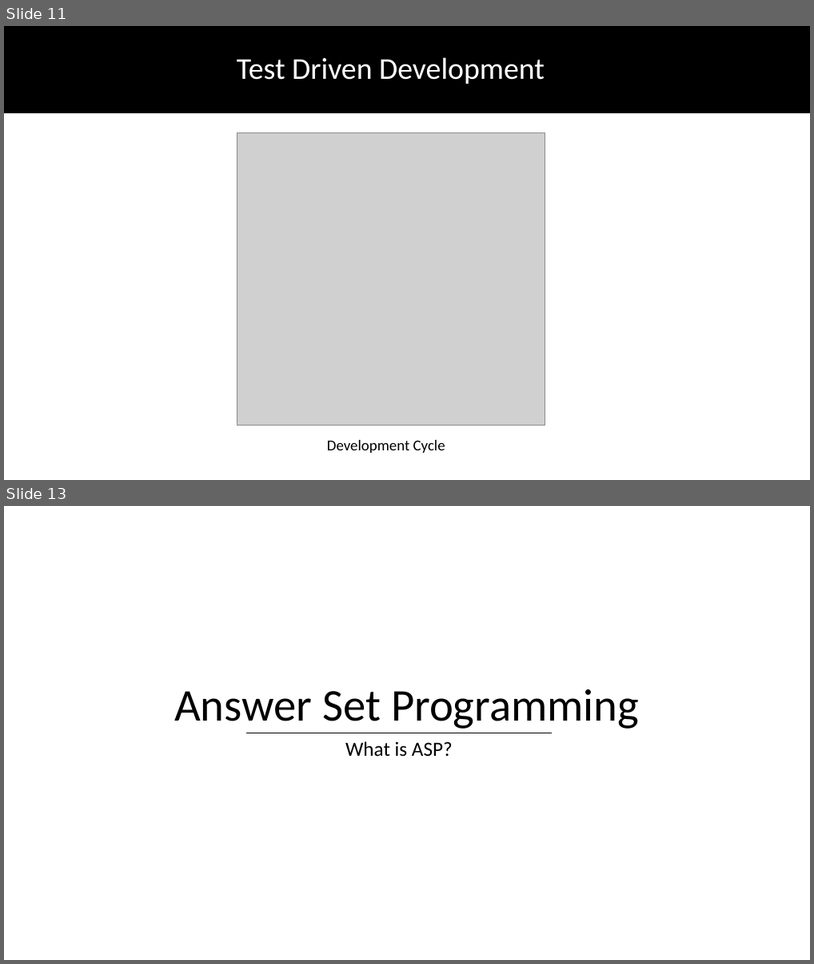
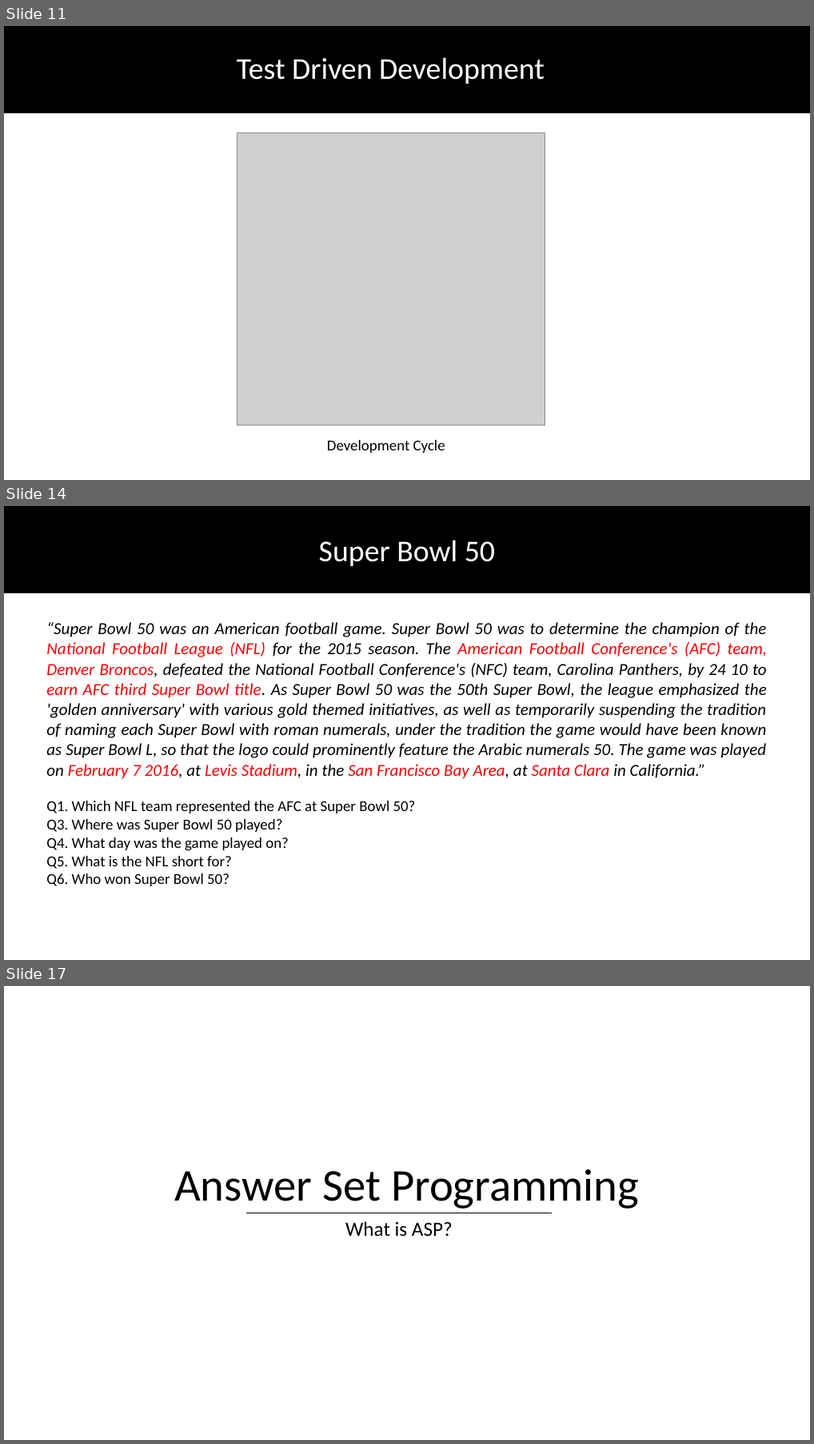
Before and after one commit to DhruvaPendharkar/thesis-project, a slide deck: Notes/ThesisPresentation.pptx. Shown one above the other, each under a label of ours: slides 11 and 13 before the commit, slides 11, 14 and 17 after it; the slides between them are not shown. The pictures are 814x964 and 814x1444 pixels, drawn with LibreOffice and Linux fonts; fonts in the diff are those of the drawing; grey boxes stand for pictures. Boxes give left, top, right and bottom in pixels: in the first picture for what was removed or moved away, otherwise in the second. Text is boxed around its words. In the diff, an @@ line names an element or a change of style, - is before the commit and + after.

```diff
--- a/Notes/ThesisPresentation.pptx
+++ b/Notes/ThesisPresentation.pptx
@@ slide 14 added at [4,506,810,960], background #FFFFFF @@
@@ rectangle added at [4,506,810,592], fill #000000, outline #000000 1 pt @@
@@ text added at [319,540,495,566], 36 pt, text #FFFFFF @@
+Super Bowl 50
@@ text added at [46,622,768,779], 20 pt, text #000000, italic @@
+“Super Bowl 50 was an American football game. Super Bowl 50 was to determine the champion of the National Football League (NFL) for the 2015 season. The American Football Conference's (AFC) team, Denver Broncos, defeated the National Football Conference's (NFC) team, Carolina Panthers, by 24 10 to earn AFC third Super Bowl title. As Super Bowl 50 was the 50th Super Bowl, the league emphasized the 'golden anniversary' with various gold themed initiatives, as well as temporarily suspending the tradition of naming each Super Bowl with roman numerals, under the tradition the game would have been known as Super Bowl L, so that the logo could prominently feature the Arabic numerals 50. The game was played on February 7 2016, at Levis Stadium, in the San Francisco Bay Area, at Santa Clara in California.”
@@ text added at [46,800,416,886], 18 pt, text #000000 @@
+Q1. Which NFL team represented the AFC at Super Bowl 50?
+Q3. Where was Super Bowl 50 played?
+Q4. What day was the game played on?
+Q5. What is the NFL short for?
+Q6. Who won Super Bowl 50?
@@ what was slide 13 is now slide 17 @@
```
Also in this commit, not shown: 1 slide changed, 3 other slides added, 5 other files.
